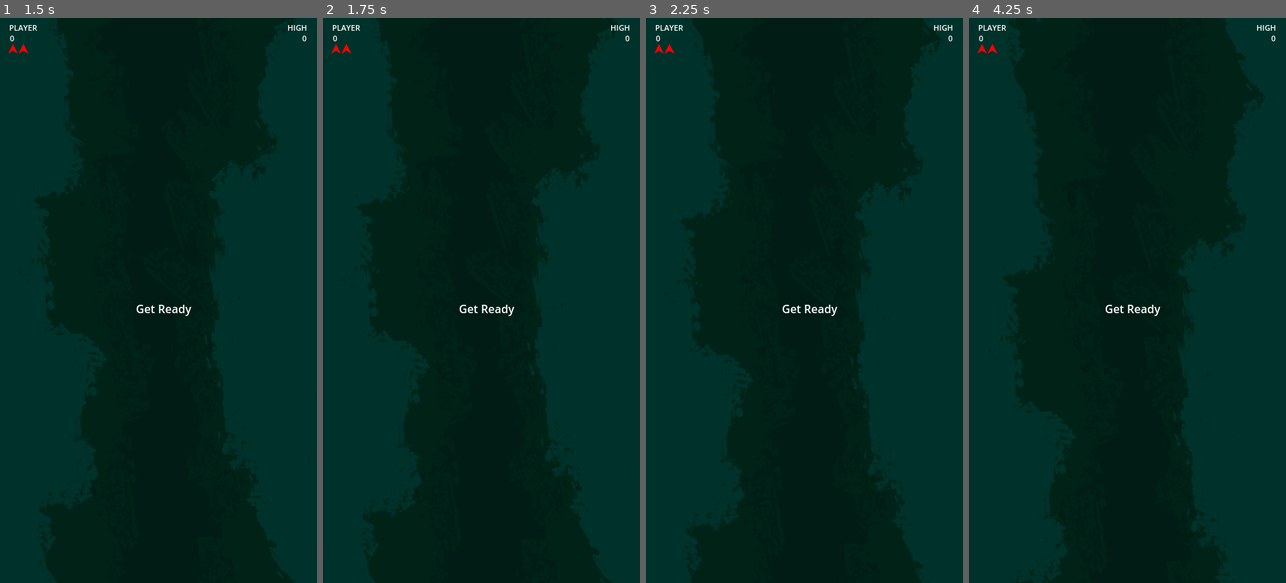
Above: before the commit, frames 1-4 (left to right).
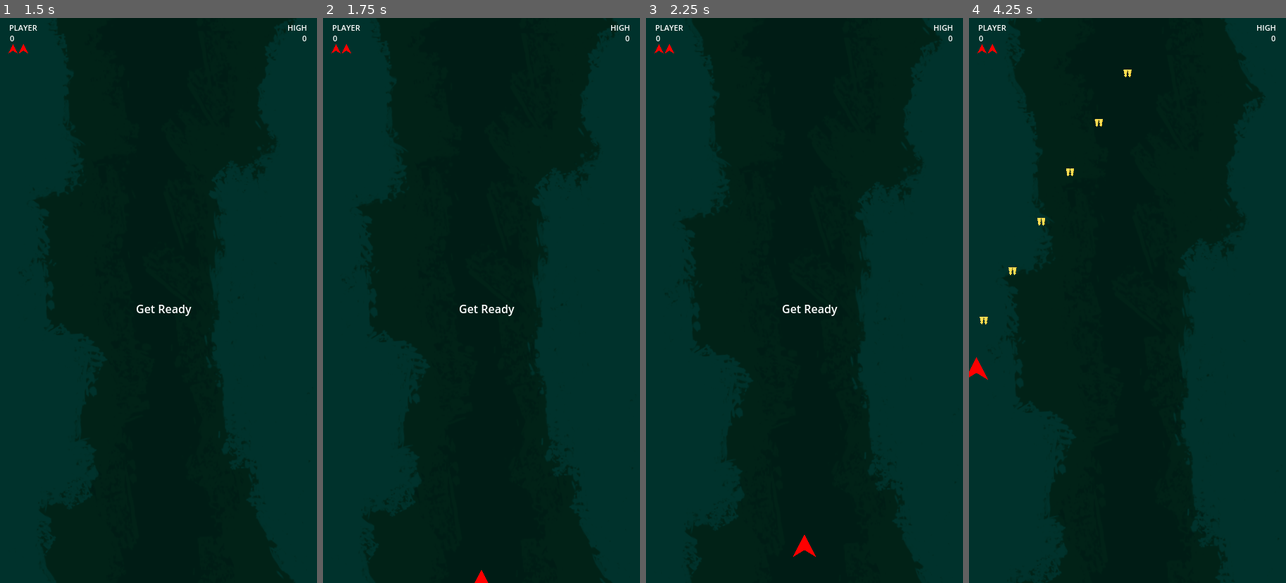
Above: after the commit, the same moments.

Repository: davidbragg/pewpewpew
Game: Godot game, scene res://scenes/main.tscn
The game is run twice, just before and just after one commit, with the same random seed, the same clock (stepped at 60 frames per second) and the same inputs. Sound files missing from this copy of the repository are replaced by a short silence.
Inputs:
- Up to frame 1 (1.5 s): hold D (move_right) 0.53-1.28 s; hold Space (shoot) 0.53-1.28 s; hold S (move_down) from 1.28 s (still down); tap Space (shoot) at 1.35 s
- Up to frame 2 (1.75 s): keep holding S (move_down)
- Up to frame 3 (2.25 s): release S (move_down) at 2.03 s; hold D (move_right) from 2.03 s (still down); hold Space (shoot) from 2.03 s (still down)
- Up to frame 4 (4.25 s): release D (move_right) at 2.78 s; release Space (shoot) at 2.78 s; hold W (move_up) 2.78-3.53 s; tap Space (shoot) at 2.85 s; hold A (move_left) from 3.53 s (still down); hold Space (shoot) from 3.53 s (still down)

Frame 1 is identical in both runs. In frame 2, less than 0.1% of the frame differs, in the area x 47-53%, y 97-100%; in frame 3, 0.1%; in frame 4, 0.4%, in the area x 0-61%, y 9-64%.
Error before the commit: Parse Error: Identifier "position6" not declared in the current scope. (res://scripts/player.gd:73)

Commit message:
check your homework, kids

Diff:
--- a/scripts/player.gd
+++ b/scripts/player.gd
@@ -70,6 +70,6 @@
 
 
 func despawn():
-	Env.player_coord = position6
+	Env.player_coord = position
 	emit_signal("player_death", GlobalMessaging.player_death())
 	queue_free()
